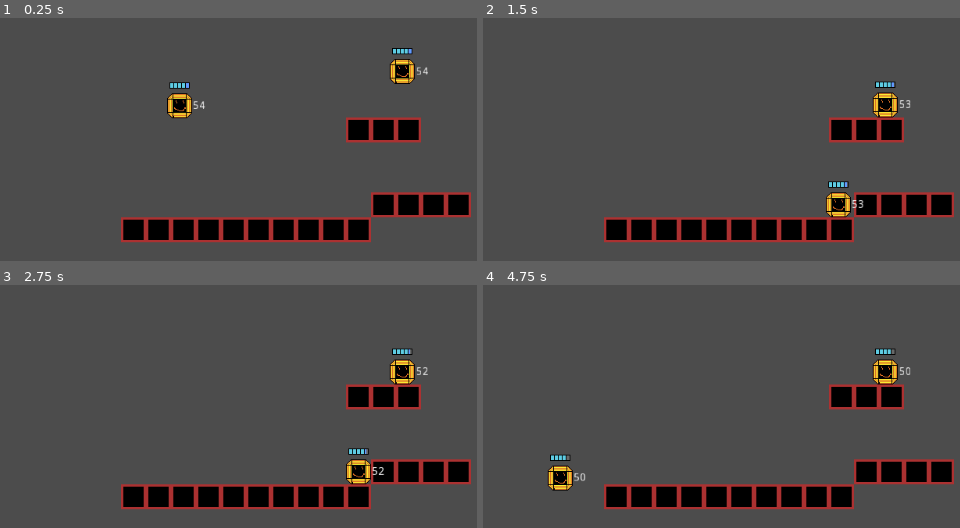
Above: before the commit, frames 1-4 (two rows, left to right).
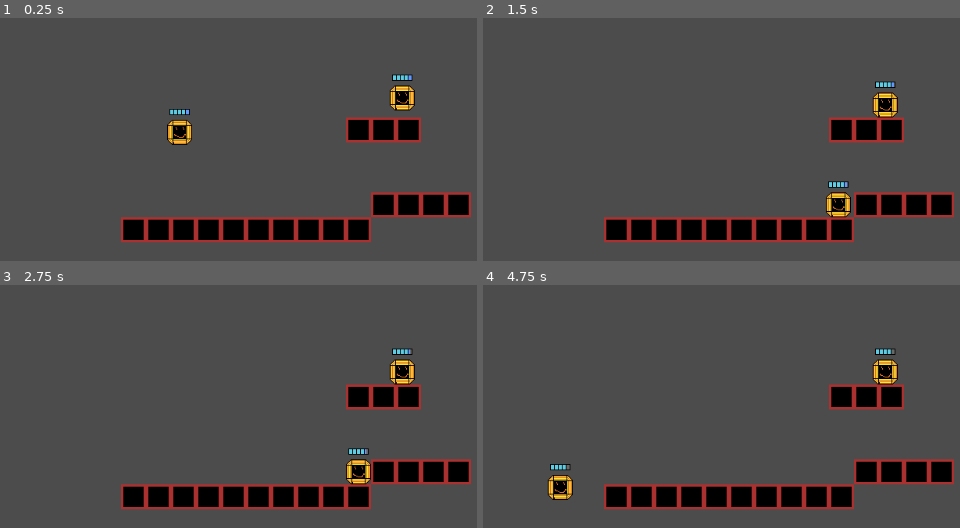
Above: after the commit, the same moments.

Repository: Noahnoah55/Heartjam-2018
Game: Godot game, scene res://Scenes/Levels/TestLevel.tscn
The game is run twice, just before and just after one commit, with the same random seed, the same clock (stepped at 60 frames per second) and the same inputs.
Inputs:
- Up to frame 1 (0.25 s): no input
- Up to frame 2 (1.5 s): hold Right (ui_right) 0.53-1.28 s; hold Down (ui_down) from 1.28 s (still down)
- Up to frame 3 (2.75 s): tap Enter at 2 s; release Down (ui_down) at 2.03 s; hold Right (ui_right) from 2.03 s (still down)
- Up to frame 4 (4.75 s): tap Space at 2.75 s; release Right (ui_right) at 2.78 s; hold Up (ui_up) 2.78-3.53 s; tap Enter at 3.5 s; hold Left (ui_left) from 3.53 s (still down)

The runs differ from the first frame. In frame 1, 2.3% of the frame differs, in the area x 35-90%, y 12-53%; in frame 2, less than 0.1%; in frame 3, less than 0.1%; in frame 4, 0.8%.

Commit message:
More Stuff

Diff:
--- a/Scenes/GameParts/Player.gd
+++ b/Scenes/GameParts/Player.gd
@@ -25,6 +25,8 @@
 var level
 var dead
 var d
+var c
+var stun
 export var playernumber = '1'
 
 func _ready():
@@ -55,18 +57,19 @@
 	dead = true
 	$tempchar.play('DEAD')
 
-func drain():
-	$ThirstBbar.drainbar()
-
+func hit():
+	$Stuntimer.start()
+	stun = true
 
 func _process(delta):
 	direction = Vector2()
 	facing = Vector2()
 	isonground = false
-	if Input.is_action_pressed(jumpbutton):
-		velocity.y += gravity * delta
-	else:
-		velocity.y += gravity * delta * jumpbonus
+	c = $Roof.get_overlapping_bodies()
+	for i in range(0, c.size()):
+		if c[i].is_in_group('Block'):
+			velocity.y = velocity.y * -.8
+			position.y += 5
 	b = $Floor.get_overlapping_bodies()
 	for i in range(0, b.size()):
 		if b[i].is_in_group('Block'):
@@ -74,45 +77,55 @@
 			jumpsleft = 1
 			isonground = true
 		if b[i].is_in_group('Player'):
-			if b[i] != self:
+			if b[i] != self and b[i] != $Hitbox:
 				velocity.y = -bouncespeed
 				jumpsleft = 1
+				$tempchar.play('DEAD')
 	d = $Hitbox.get_overlapping_areas()
 	for i in range(0, d.size()):
 		if d[i].is_in_group('Bullet'):
 			if d[i].is_in_group(playernumber) == false:
-				drain()
-	if not dead:
-		if Input.is_action_just_pressed(jumpbutton):
-			if jumpsleft > 0:
-				velocity.y = -jumpforce
-				if isonground == false:
-					jumpsleft -= 1
-		if Input.is_action_pressed(leftbutton):
-			direction.x -= 1
-			facing.x = -1
-			lastx = -1
-		if Input.is_action_pressed(rightbutton):
-			direction.x += 1
-			facing.x = 1
-			lastx = 1
-		if Input.is_action_pressed(upbutton):
-			facing.y = -1
-		elif Input.is_action_pressed(downbutton):
-			facing.y = 1
-		else:
-			facing.x = lastx
-		if Input.is_action_just_pressed(fire):
-			squirt()
+				hit()
+
+	#CONTROLS
+	if not stun:
+		if not dead:
+			if Input.is_action_pressed(jumpbutton):
+				velocity.y += gravity * delta * jumpbonus
+			else:
+				velocity.y += gravity * delta
+			if Input.is_action_just_pressed(jumpbutton):
+				if jumpsleft > 0:
+					velocity.y = -jumpforce
+					if isonground == false:
+						jumpsleft -= 1
+			if Input.is_action_pressed(leftbutton):
+				direction.x -= 1
+				facing.x = -1
+				lastx = -1
+			if Input.is_action_pressed(rightbutton):
+				direction.x += 1
+				facing.x = 1
+				lastx = 1
+			if Input.is_action_pressed(upbutton):
+				facing.y = -1
+			elif Input.is_action_pressed(downbutton):
+				facing.y = 1
+			else:
+				facing.x = lastx
+			if Input.is_action_just_pressed(fire):
+				squirt()
 
 	velocity.x = direction.x * walkspeed
 	prepos = position
 	if not dead:
 		move_and_slide(velocity)
-	velocity = (position - prepos)/delta
 	if debug:
-#		$Label.text = String(velocity) + String(isonground) + String(facing)
+		#$Label.text = String(velocity) + String(isonground) + String(facing)
 		pass
 
 func _on_ThirstBar_death():
 	die()
+
+func _on_Stuntimer_timeout():
+	stun = false # replace with function body
--- a/Scenes/GameParts/Player.tscn
+++ b/Scenes/GameParts/Player.tscn
@@ -72,7 +72,7 @@
 shape = SubResource( 2 )
 _sections_unfolded = [ "Transform" ]
 
-[node name="Hitbox" type="Area2D" parent="." index="3"]
+[node name="Roof" type="Area2D" parent="." index="3"]
 
 input_pickable = true
 gravity_vec = Vector2( 0, 1 )
@@ -82,12 +82,29 @@
 audio_bus_override = false
 audio_bus_name = "Master"
 
+[node name="CollisionShape2D" type="CollisionShape2D" parent="Roof" index="0"]
+
+position = Vector2( 0, -16 )
+shape = SubResource( 2 )
+_sections_unfolded = [ "Transform" ]
+
+[node name="Hitbox" type="Area2D" parent="." index="4"]
+
+input_pickable = true
+gravity_vec = Vector2( 0, 1 )
+gravity = 98.0
+linear_damp = 0.1
+angular_damp = 1.0
+audio_bus_override = false
+audio_bus_name = "Master"
+
 [node name="CollisionShape2D" type="CollisionShape2D" parent="Hitbox" index="0"]
 
-shape = SubResource( 1 )
-
-[node name="ThirstBar" type="Control" parent="." index="4"]
-
+shape = SubResource( 3 )
+
+[node name="ThirstBar" type="Control" parent="." index="5"]
+
+editor/display_folded = true
 anchor_left = 0.0
 anchor_top = 0.0
 anchor_right = 0.0
@@ -323,4 +340,33 @@
 lines_skipped = 0
 max_lines_visible = -1
 
+[node name="Stuntimer" type="Timer" parent="." index="6"]
+
+process_mode = 1
+wait_time = 2.0
+one_shot = false
+autostart = false
+
+[node name="Label" type="Label" parent="." index="7"]
+
+anchor_left = 0.0
+anchor_top = 0.0
+anchor_right = 0.0
+anchor_bottom = 0.0
+margin_left = 20.0
+margin_top = -7.0
+margin_right = 60.0
+margin_bottom = 7.0
+rect_pivot_offset = Vector2( 0, 0 )
+rect_clip_content = false
+mouse_filter = 2
+mouse_default_cursor_shape = 0
+size_flags_horizontal = 1
+size_flags_vertical = 4
+percent_visible = 1.0
+lines_skipped = 0
+max_lines_visible = -1
+
 [connection signal="death" from="ThirstBar" to="." method="_on_ThirstBar_death"]
+
+[connection signal="timeout" from="Stuntimer" to="." method="_on_Stuntimer_timeout"]
--- a/Scenes/GameParts/ThirstBar.gd
+++ b/Scenes/GameParts/ThirstBar.gd
@@ -21,6 +21,7 @@
 	$Bar3.draw(currentbar, barvalue)
 	$Bar4.draw(currentbar, barvalue)
 	$Bar5.draw(currentbar, barvalue)
+
 func drainbar():
 	barvalue -= 1
 	if barvalue < 0:
@@ -42,4 +43,3 @@
 		timesince -= 1
 		drainbar()
 	drawbars()
-	$Label.text = String(currentbar) + String (barvalue)
Not shown, added: Assets/Sprites/Game Jam (Brandon)/Bottles/Alchohol/BigBottle.png.import
Not shown, added: Assets/Sprites/Game Jam (Brandon)/Bottles/Alchohol/SmallBottle.png.import
Not shown, added: Assets/Sprites/Game Jam (Brandon)/Saloon Assets/Chair/Left Facing/LeftFacingChair.png.import
Not shown, added: Assets/Sprites/Game Jam (Brandon)/Saloon Assets/Chair/Right Facing/RightFacingChair.png.import
Not shown, added: Assets/Sprites/Game Jam (Brandon)/Saloon Assets/SpriteSheets/SpriteSheet.png.import
Not shown, added: Assets/Sprites/Game Jam (Brandon)/Saloon Assets/SpriteSheets/SpriteSheet2.png.import
Not shown, added: Assets/Sprites/Game Jam (Brandon)/Saloon Assets/Table/Table.png.import
Binary file added: Assets/Sprites/Pickups/BigBottle.png
Not shown, added: Assets/Sprites/Pickups/BigBottle.png.import
Binary file added: Assets/Sprites/Pickups/SmallBottle.png
Not shown, added: Assets/Sprites/Pickups/SmallBottle.png.import
Not shown: 3 places in Scenes/GameParts/Player.tscn that only renumber resources
